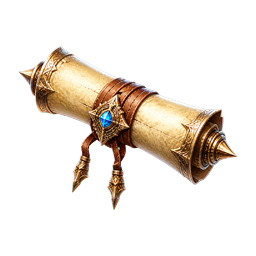
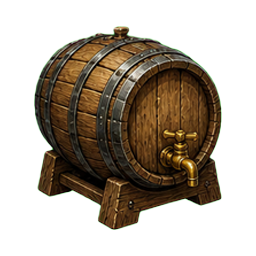
Layer changes from the first 256×256 image to the second:
added layer "Lag 63" above "Lag 62" over (x1=34, y1=26, x2=222, y2=230)
hid "Lag 61" over (x1=18, y1=46, x2=238, y2=210)